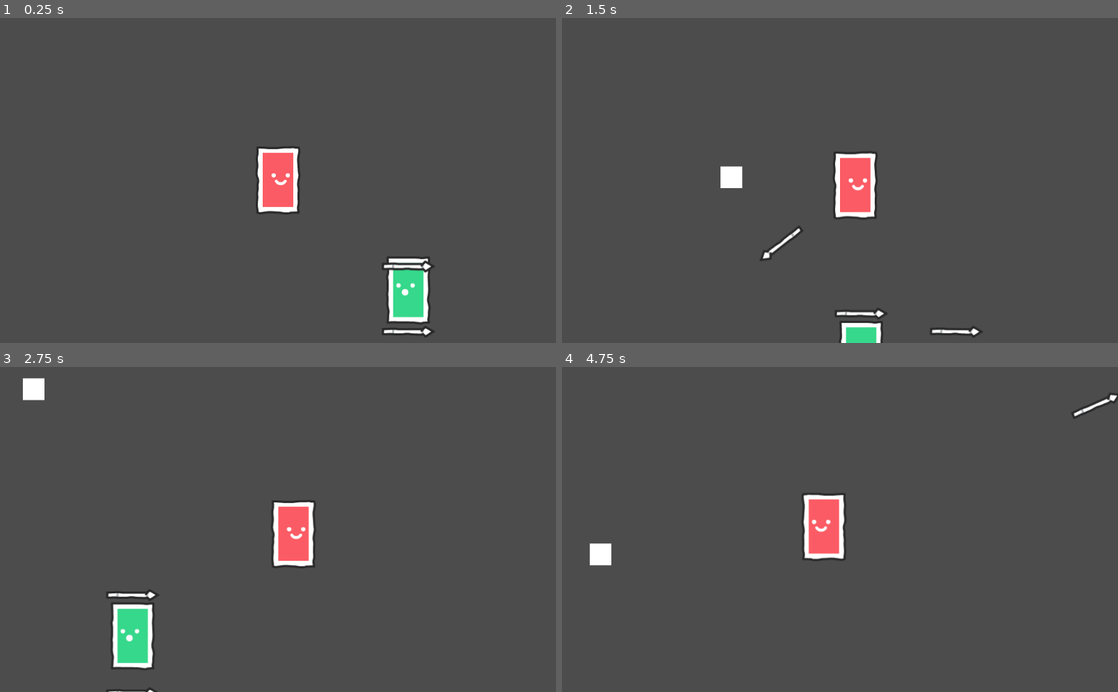
Above: before the commit, frames 1-4 (two rows, left to right).
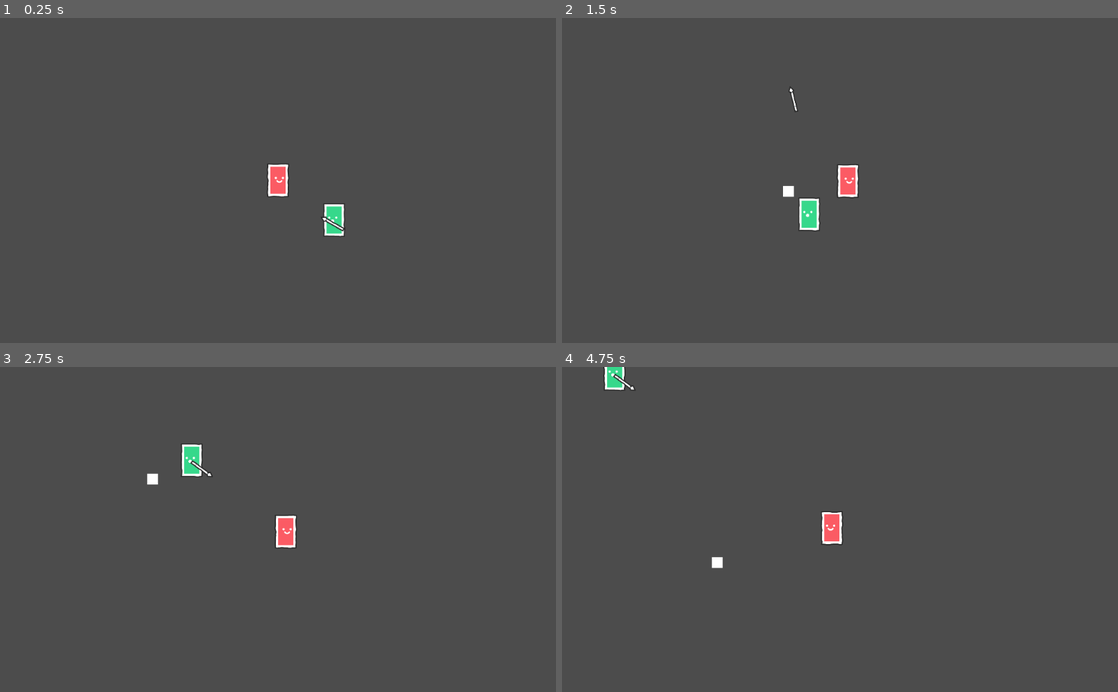
Above: after the commit, the same moments.

Repository: marcelo-souzaf/GTMK-Platypus
Game: Godot game, scene res://Game.tscn
The game is run twice, just before and just after one commit, with the same random seed, the same clock (stepped at 60 frames per second) and the same inputs.
Inputs (mouse positions are in pixels of both pictures, inside the frame that each line leads up to):
- Up to frame 1 (0.25 s): no input
- Up to frame 2 (1.5 s): move the mouse to (962, 164) at 0.52 s; hold D (move_right) 0.53-1.28 s; click (962, 164) at 0.6 s; move the mouse to (728, 196) at 1.27 s; hold S (move_down) from 1.28 s (still down); click (728, 196) at 1.35 s
- Up to frame 3 (2.75 s): move the mouse to (333, 458) at 2.02 s; release S (move_down) at 2.03 s; hold D (move_right) from 2.03 s (still down); click (333, 458) at 2.1 s
- Up to frame 4 (4.75 s): move the mouse to (812, 594) at 2.77 s; release D (move_right) at 2.78 s; hold W (move_up) 2.78-3.53 s; click (812, 594) at 2.85 s; move the mouse to (1006, 578) at 3.52 s; hold A (move_left) from 3.53 s (still down); click (1006, 578) at 3.6 s; move the mouse to (673, 480) at 4.27 s; click (673, 480) at 4.35 s

The runs differ from the first frame. In frame 1, 3.5% of the frame differs, in the area x 46-79%, y 39-99%; in frame 2, 3.2%; in frame 3, 3.9%, in the area x 4-57%, y 3-100%; in frame 4, 2.2%.

Commit message:
attack cooldown and some other bug fixes

Diff:
--- a/Game.tscn
+++ b/Game.tscn
@@ -42,3 +42,5 @@
 [node name="CollisionShape2D" type="CollisionShape2D" parent="Zombie"]
 position = Vector2( 0, 16 )
 shape = SubResource( 3 )
+
+[node name="CooldownTimer" type="Timer" parent="Zombie"]
--- a/scenes/Player.tscn
+++ b/scenes/Player.tscn
@@ -21,6 +21,7 @@
 [node name="Camera2D" type="Camera2D" parent="."]
 pause_mode = 2
 current = true
+zoom = Vector2( 2, 2 )
 process_mode = 0
 smoothing_enabled = true
 smoothing_speed = 10.0
@@ -32,3 +33,5 @@
 [node name="CollisionShape2D" type="CollisionShape2D" parent="."]
 position = Vector2( 0, 16 )
 shape = SubResource( 2 )
+
+[node name="CooldownTimer" type="Timer" parent="."]
--- /dev/null
+++ b/scenes/TeleportParticles.gd
@@ -0,0 +1,7 @@
+extends Particles2D
+
+func _ready():
+	emitting = true
+	var timer = get_tree().create_timer(2)
+	yield(timer, "timeout")
+	queue_free()
--- a/scenes/TeleportParticles.tscn
+++ b/scenes/TeleportParticles.tscn
@@ -1,10 +1,47 @@
-[gd_scene load_steps=2 format=2]
+[gd_scene load_steps=7 format=2]
+
+[ext_resource path="res://scenes/TeleportParticles.gd" type="Script" id=1]
+
+[sub_resource type="Gradient" id=2]
+offsets = PoolRealArray( 0.518717, 1 )
+colors = PoolColorArray( 1, 1, 1, 1, 0, 0, 0, 0 )
+
+[sub_resource type="GradientTexture" id=3]
+gradient = SubResource( 2 )
+
+[sub_resource type="Curve" id=4]
+_data = [ Vector2( 0, 0.629496 ), 0.0, 0.0, 0, 0, Vector2( 0.358073, 1 ), 0.0, 0.0, 0, 0, Vector2( 1, 0 ), 0.0, 0.0, 0, 0 ]
+
+[sub_resource type="CurveTexture" id=5]
+curve = SubResource( 4 )
 
 [sub_resource type="ParticlesMaterial" id=1]
+lifetime_randomness = 1.0
 flag_disable_z = true
-gravity = Vector3( 0, 98, 0 )
+direction = Vector3( 0, -1, 0 )
+spread = 32.03
+gravity = Vector3( 0, 0, 0 )
+initial_velocity = 300.0
+angular_velocity = 103.78
+angular_velocity_random = 1.0
 orbit_velocity = 0.0
 orbit_velocity_random = 0.0
+radial_accel = -100.0
+radial_accel_random = 1.0
+damping = 200.0
+damping_random = 1.0
+angle = 142.7
+angle_random = 1.0
+scale = 46.05
+scale_random = 0.82
+scale_curve = SubResource( 5 )
+color_ramp = SubResource( 3 )
 
 [node name="Particles2D" type="Particles2D"]
+emitting = false
+amount = 64
+lifetime = 2.0
+one_shot = true
+explosiveness = 0.85
 process_material = SubResource( 1 )
+script = ExtResource( 1 )
--- a/scenes/attacks/ArcherAttack.gd
+++ b/scenes/attacks/ArcherAttack.gd
@@ -7,8 +7,7 @@
 var arrow_dir := Vector2.ZERO
 var by_player: bool
 
-func init(mouse_pos: Vector2, by_player_: bool):
-	var direction = mouse_pos - position
+func init(direction: Vector2, by_player_: bool):
 	arrow_dir = direction.normalized()
 
 	self.rotation = arrow_dir.angle()
@@ -27,5 +26,5 @@
 		var body = collision.collider
 		if by_player and body != Game.player:
 			if body.has_method("take_damage"):
-				body.take_damage()
+				body.take_damage(damage, 0)
 			queue_free()
--- a/scenes/attacks/MageAttack.gd
+++ b/scenes/attacks/MageAttack.gd
@@ -37,7 +37,7 @@
 	else:
 		for body in explosion_area.get_overlapping_bodies():
 			if body.has_method("take_damage"):
-				body.take_damage()
+				body.take_damage(damage, 0)
 
 func create_explosion():
 	attack_timer.start()
--- a/scenes/attacks/SwordsmanAttack.gd
+++ b/scenes/attacks/SwordsmanAttack.gd
@@ -15,7 +15,7 @@
 func _physics_process(_delta):
 	for body in self.get_overlapping_bodies():
 		if body.has_method("take_damage"):
-			body.take_damage()
+			body.take_damage(damage, 0)
 
 func _on_AttackTimer_timeout():
 	queue_free()
--- a/scenes/menu.tscn
+++ b/scenes/menu.tscn
@@ -1,5 +1,32 @@
-[gd_scene format=2]
+[gd_scene load_steps=3 format=2]
+
+[ext_resource path="res://assets/partypus.png" type="Texture" id=1]
+[ext_resource path="res://assets/gmtk logo.png" type="Texture" id=2]
 
 [node name="Control" type="Control"]
 anchor_right = 1.0
 anchor_bottom = 1.0
+
+[node name="HBoxContainer" type="HBoxContainer" parent="."]
+anchor_right = 1.0
+anchor_bottom = 1.0
+custom_constants/separation = 100
+alignment = 1
+
+[node name="TextureRect" type="TextureRect" parent="HBoxContainer"]
+margin_left = 187.0
+margin_right = 437.0
+margin_bottom = 600.0
+rect_min_size = Vector2( 250, 250 )
+texture = ExtResource( 1 )
+expand = true
+stretch_mode = 6
+
+[node name="TextureRect2" type="TextureRect" parent="HBoxContainer"]
+margin_left = 537.0
+margin_right = 837.0
+margin_bottom = 600.0
+rect_min_size = Vector2( 300, 300 )
+texture = ExtResource( 2 )
+expand = true
+stretch_mode = 6
--- a/scripts/classes.gd
+++ b/scripts/classes.gd
@@ -19,5 +19,6 @@
 
 const acceleration = [800, 800, 800]
 const max_speed = [250, 350, 150]
+const attack_cooldown = [0.2, 1, 1.5]
 const attack_radius = [50, 300, 150]
 const sight_radius = [200, 300, 400]
--- a/scripts/enemy.gd
+++ b/scripts/enemy.gd
@@ -2,6 +2,7 @@
 class_name Enemy
 
 var player = null
+var on_cooldown = false
 
 func _ready():
 	player = Game.player
@@ -10,8 +11,9 @@
 	var player_dist = player.position.distance_to(position)
 
 	# if player is on attack radius
-	if player_dist < Classes.attack_radius[class_]:
-		attack(player.position)
+	if player_dist < Classes.attack_radius[class_] and not on_cooldown:
+		var direction = player.position - position
+		attack(direction)
 	# if player is on sight radius
 	elif player_dist < Classes.sight_radius[class_]:
 		chase(delta)
@@ -22,7 +24,10 @@
 	lin_speed = move_and_slide(lin_speed)
 
 func take_damage(amount: int, attacker_class: int):
-	take_damage(amount, attacker_class)
+	var weakness: int = Classes.weakness[class_]
+	# Doubles the damage if the entity is weak against the attacker's class
+	health -= amount * (1 + int(weakness == attacker_class or weakness == Classes.All))
+
 	if health <= 0:
 		Game.score += 1
 		Game.transform_player_into(self)
--- a/scripts/entity.gd
+++ b/scripts/entity.gd
@@ -2,6 +2,7 @@
 class_name Entity
 
 onready var sprite = $AnimatedSprite
+onready var cooldown_timer = $CooldownTimer
 
 var class_: int = Classes.Archer
 var health: int = 100
@@ -19,6 +20,12 @@
 	attack.init(direction, self.is_player)
 	add_child(attack)
 
+	self.on_cooldown = true
+	cooldown_timer.wait_time = Classes.attack_cooldown[class_]
+	cooldown_timer.start()
+	yield(cooldown_timer, "timeout")
+	self.on_cooldown = false
+
 func take_damage(amount: int, attacker_class: int):
 	# TODO: update the lifebar
 
--- a/scripts/game.gd
+++ b/scripts/game.gd
@@ -30,10 +30,10 @@
 	game.get_tree().paused = true
 
 	player.class_ = enemy.class_
-	player.sprite.frames = sprites[player.class_]
+	# player.sprite.frames = sprites[player.class_]
 	# player.sprite.play("idle")
+	player.position = enemy.position
 	spawn_particles(player.position)
-	player.position = enemy.position
 
 	enemy.queue_free()
-	set_physics_process(true)
+	game.get_tree().paused = false
--- a/scripts/player.gd
+++ b/scripts/player.gd
@@ -1,5 +1,7 @@
 extends "./entity.gd"
 class_name Player
+
+var on_cooldown = false
 
 func _ready():
 	Game.player = self
@@ -8,8 +10,9 @@
 
 func _physics_process(delta):
 	# Attack
-	if Input.is_action_just_pressed("attack"):
-		self.attack(get_global_mouse_position())
+	if Input.is_action_just_pressed("attack") and not on_cooldown:
+		var direction = get_global_mouse_position() - position
+		self.attack(direction)
 
 	# Movement
 	var moving := false
